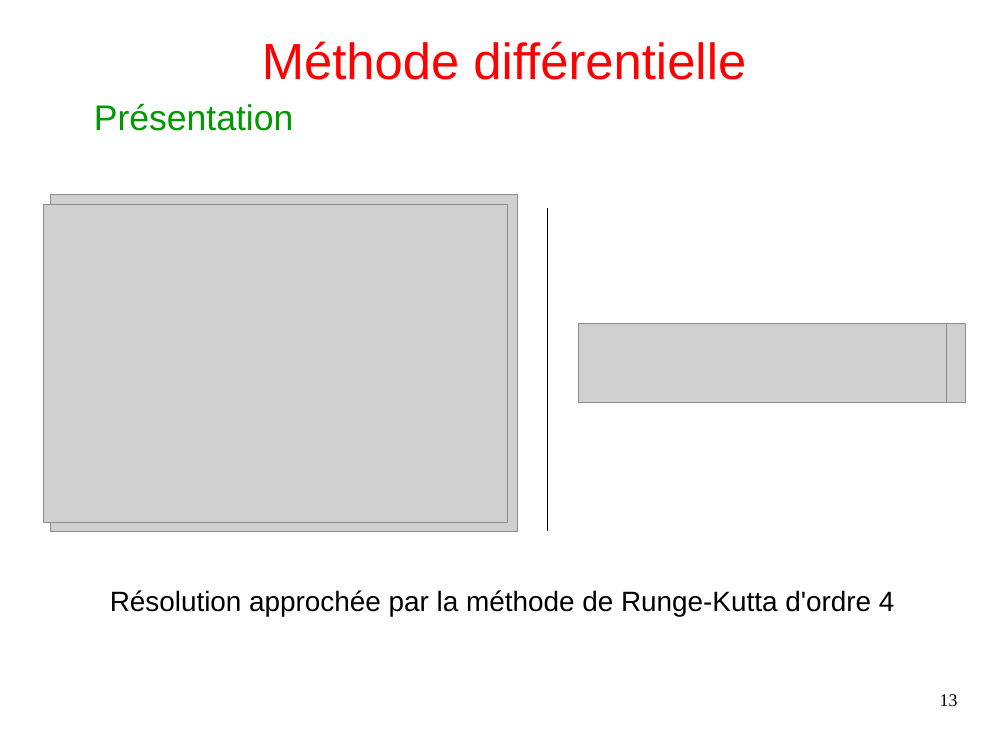
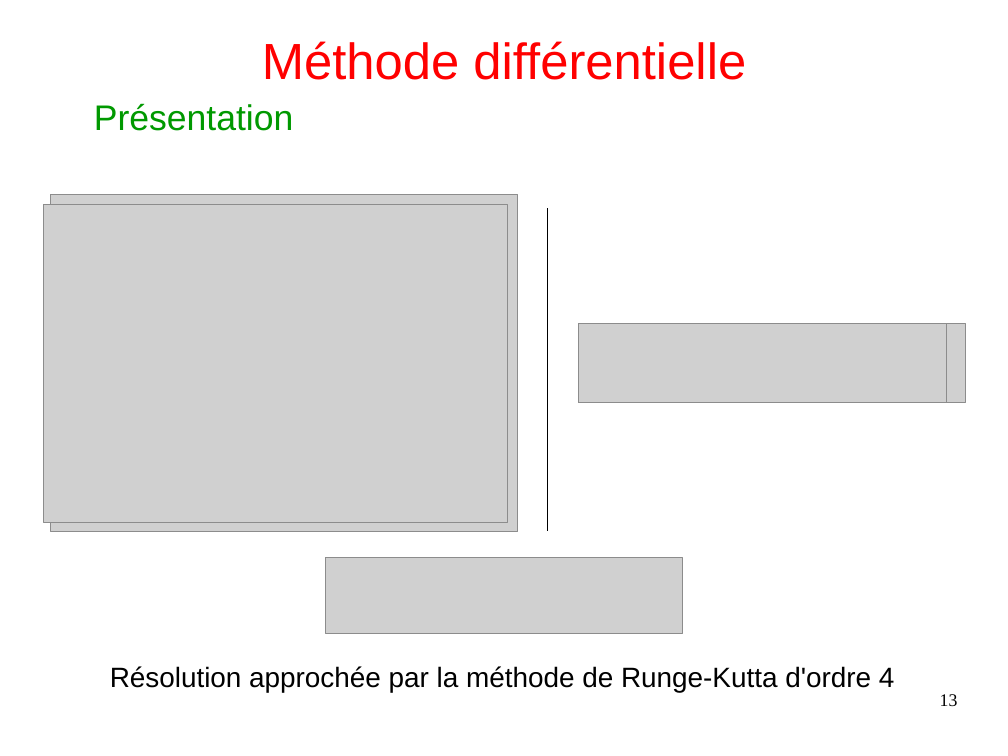
Before and after one commit to Arthurrre/TIPE_Automate, a slide deck: slide 13 of diapo/diapo.odp. Drawn at 1008x756 pixels with LibreOffice and Linux fonts; fonts in the diff are those of the drawing; grey boxes stand for pictures. Boxes give left, top, right and bottom in pixels: in the first picture for what was removed or moved away, otherwise in the second. Text is boxed around its words. In the diff, an @@ line names an element or a change of style, - is before the commit and + after.

```diff
--- a/diapo/diapo.odp
+++ b/diapo/diapo.odp
@@ picture added at box(326, 558, 682, 634) @@
@@ text "Résolution approchée par la méthode ...": place and size @@
-text "Résolution approchée par la méthode ..." at box(110, 590, 895, 616)
+text "Résolution approchée par la méthode ..." at box(110, 666, 895, 692)
```
Also in this commit, not shown: 1 other file.
